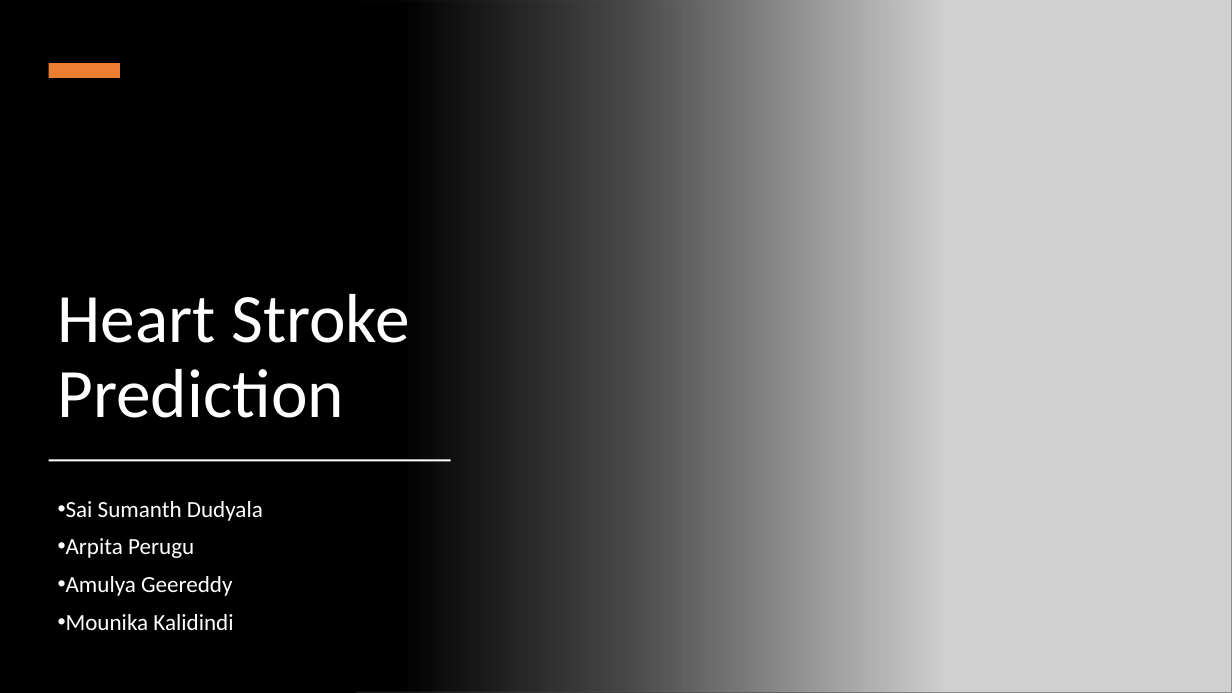
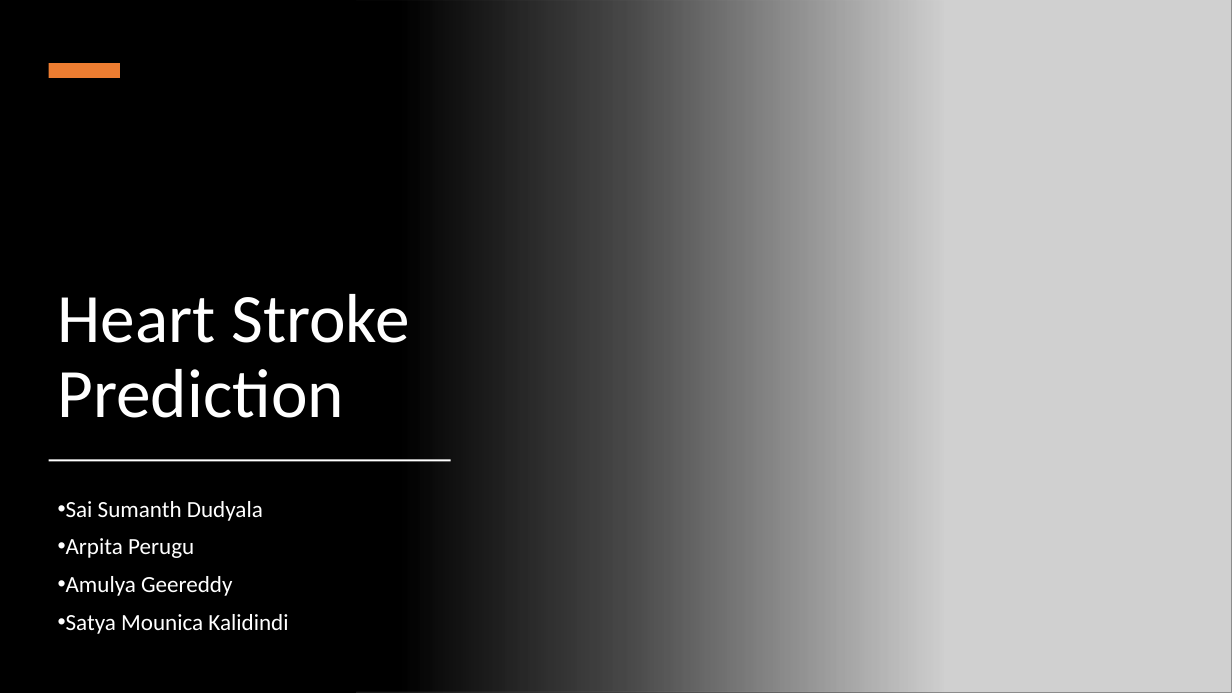
Before and after one commit to dudyalasaisumanth/bigdataproject, a slide deck: slide 1 of Big_Data_Project_Presentation.pptx. Drawn at 1232x693 pixels with LibreOffice and Linux fonts; fonts in the diff are those of the drawing; grey boxes stand for pictures. Boxes give left, top, right and bottom in pixels: in the first picture for what was removed or moved away, otherwise in the second. Text is boxed around its words. In the diff, an @@ line names an element or a change of style, - is before the commit and + after.

```diff
--- a/Big_Data_Project_Presentation.pptx
+++ b/Big_Data_Project_Presentation.pptx
@@ subtitle at [66, 614, 288, 634]: text changed @@
-• Mounika Kalidindi
+• Satya Mounica Kalidindi
```
Also in this commit, not shown: 2 other slides changed.
